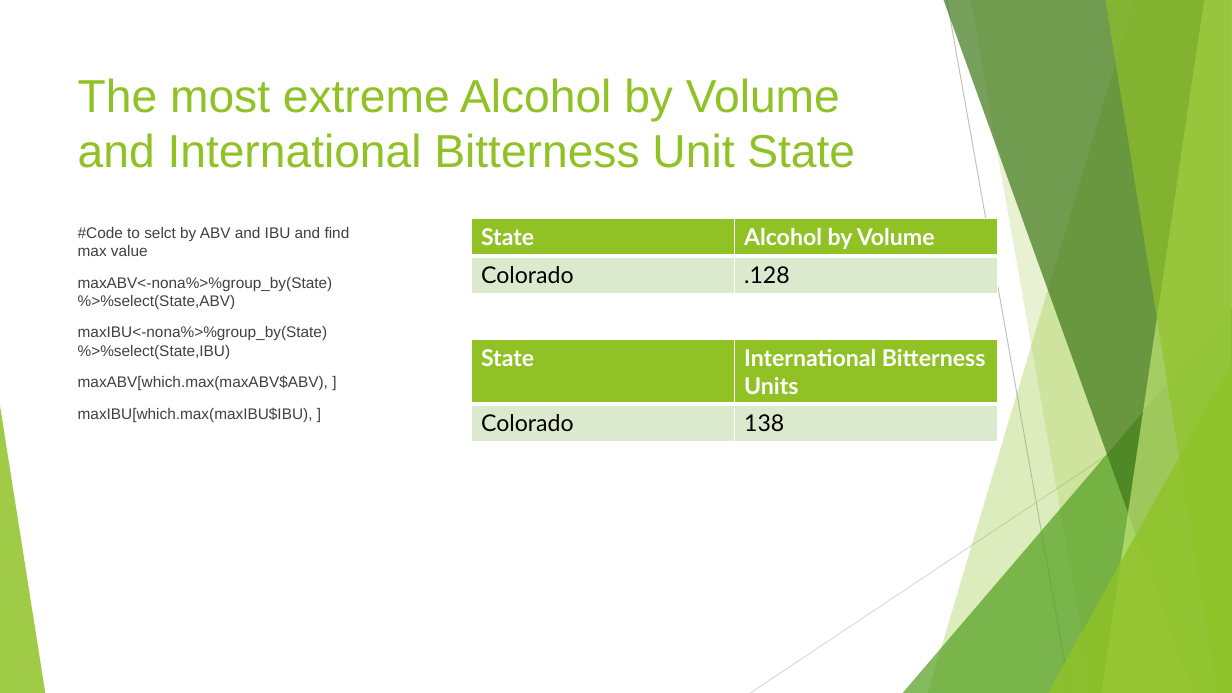
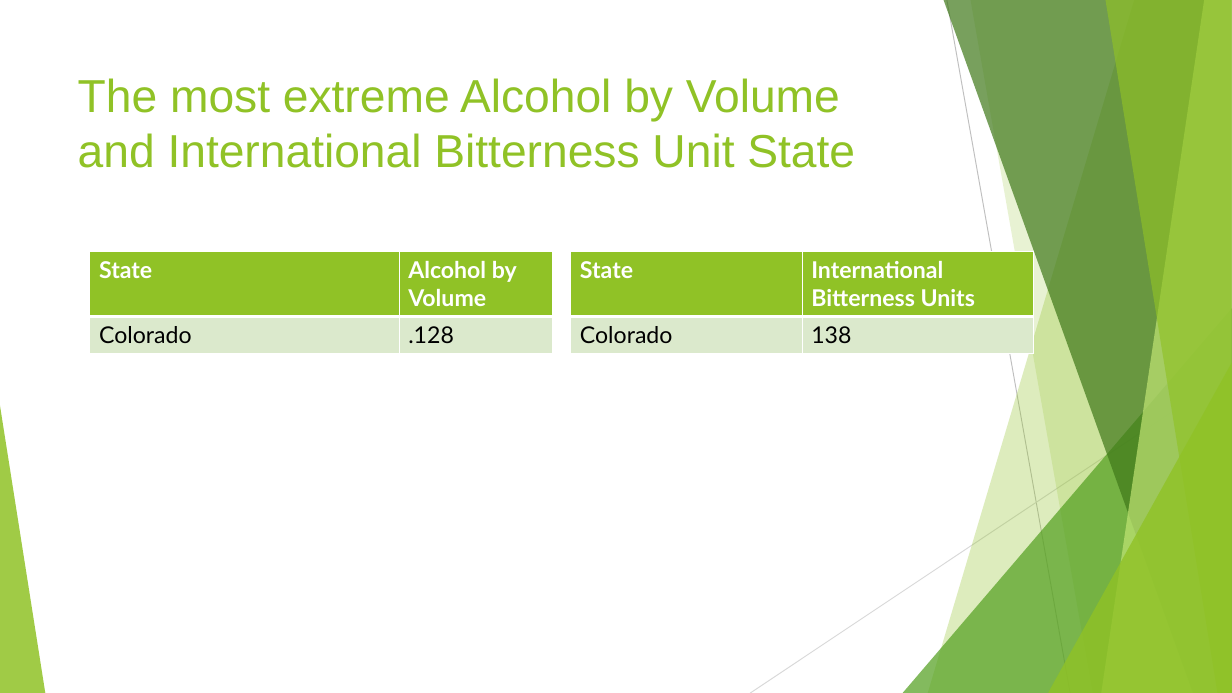
Before and after one commit to malcolmccarlson/DDS-CaseStudy1, a slide deck: slide 5 of MalcolmCarlsonBeerDataEDA.DDS6306.pptx (slide 6 before the commit). Drawn at 1232x693 pixels with LibreOffice and Linux fonts; fonts in the diff are those of the drawing. Boxes give left, top, right and bottom in pixels: in the first picture for what was removed or moved away, otherwise in the second. Text is boxed around its words. In the diff, an @@ line names an element or a change of style, - is before the commit and + after.

```diff
--- a/MalcolmCarlsonBeerDataEDA.DDS6306.pptx
+++ b/MalcolmCarlsonBeerDataEDA.DDS6306.pptx
@@ text removed at [78,227,350,422] @@
-#Code to selct by ABV and IBU and find max value
-maxABV<-nona%>%group_by(State)%>%select(State,ABV)
-maxIBU<-nona%>%group_by(State)%>%select(State,IBU)
-maxABV[which.max(maxABV$ABV), ]
-maxIBU[which.max(maxIBU$IBU), ]
@@ table: place and size @@
-table at [472,218,999,293]
+table at [90,251,553,354]
@@ table: place and size @@
-table at [472,339,999,442]
+table at [571,251,1033,354]
```
Also in this commit, not shown: 6 other slides changed, 2 slides added, 3 slides removed, 1 other file.
